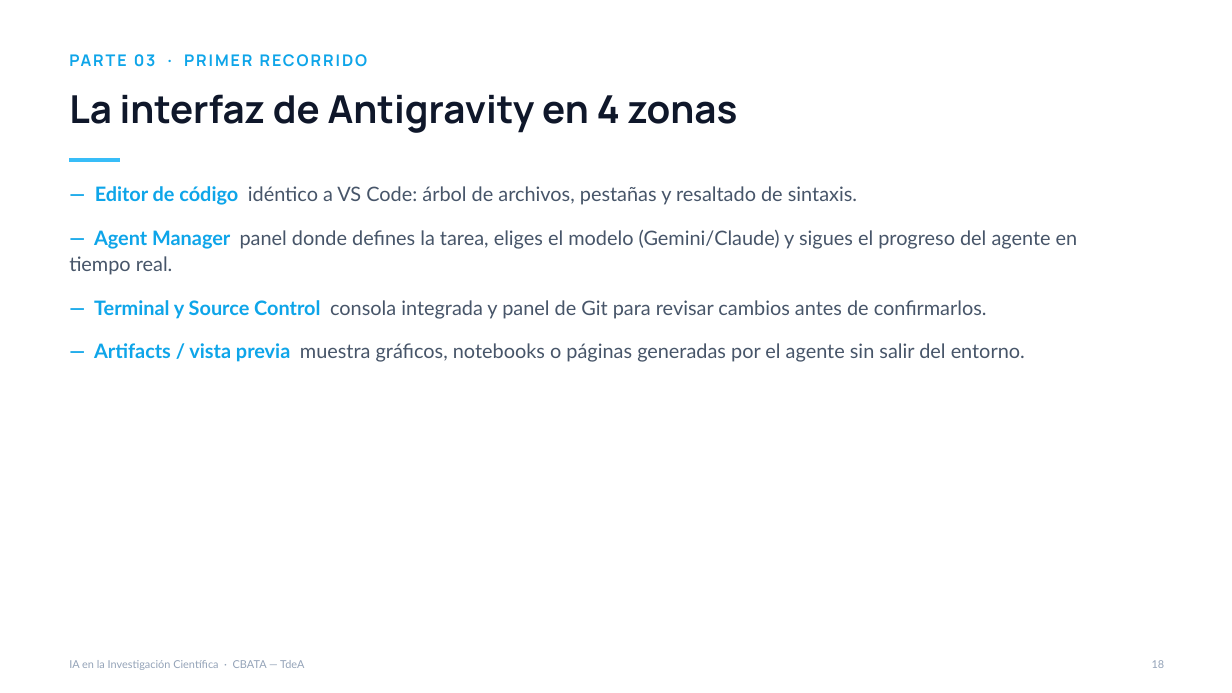
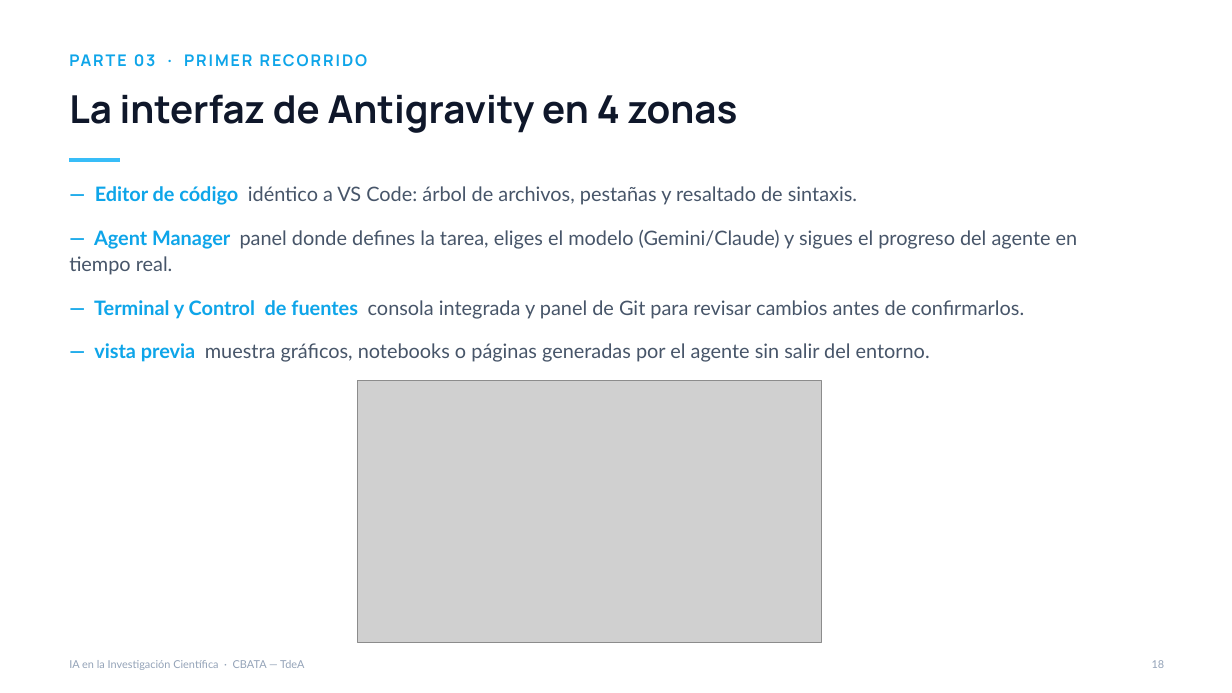
Before and after one commit to magarridot/Investigacion_Aumentada, a slide deck: slide 18 of Investigacion_Aumentada_IA_para_la_Ciencia.pptx. Drawn at 1232x693 pixels with LibreOffice and Linux fonts; fonts in the diff are those of the drawing; grey boxes stand for pictures. Boxes give left, top, right and bottom in pixels: in the first picture for what was removed or moved away, otherwise in the second. Text is boxed around its words. In the diff, an @@ line names an element or a change of style, - is before the commit and + after.

Commit message:
docs: update presentation content for Investigacion Aumentada IA para la Ciencia

```diff
--- a/Investigacion_Aumentada_IA_para_la_Ciencia.pptx
+++ b/Investigacion_Aumentada_IA_para_la_Ciencia.pptx
@@ text at [94,300,1024,362]: text changed @@
-— Terminal y Source Control consola integrada y panel de Git para revisar cambios antes de confirmarlos.
-— Artifacts / vista previa muestra gráficos, notebooks o páginas generadas por el agente sin salir del entorno.
+— Terminal y Control de fuentes consola integrada y panel de Git para revisar cambios antes de confirmarlos.
+— vista previa muestra gráficos, notebooks o páginas generadas por el agente sin salir del entorno.
@@ picture added at [358,381,822,642] @@
```
Also in this commit, not shown: 5 other slides changed.
